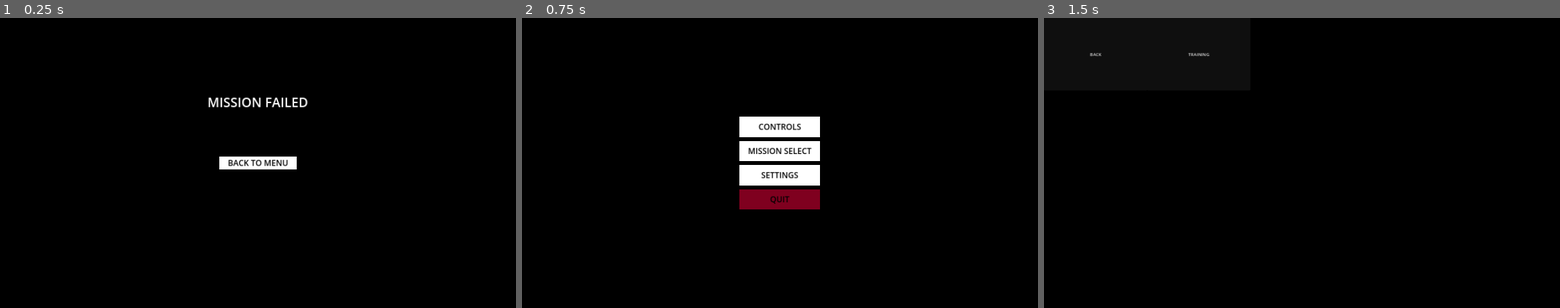
Above: before the commit, frames 1-3 (left to right).
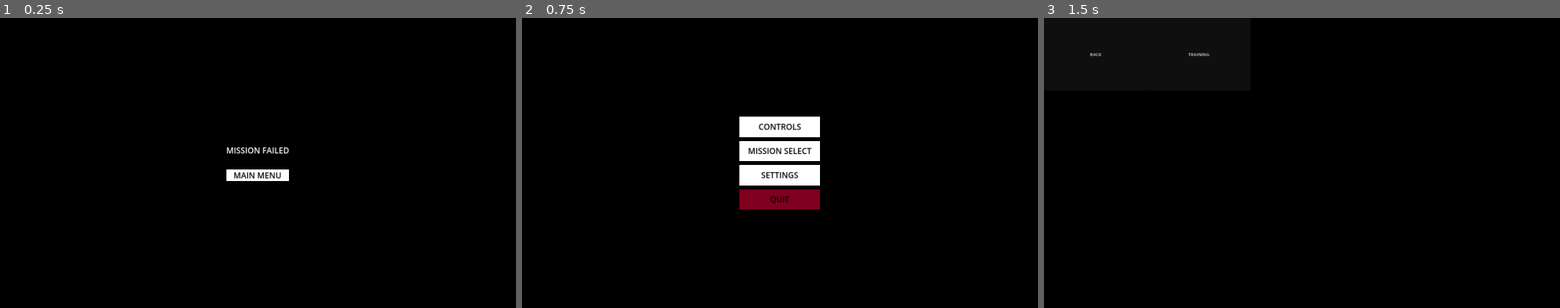
Above: after the commit, the same moments.

Repository: Ieida/Tactical-FPS-Godot
Game: Godot game, scene res://death_screen/death_screen.tscn
Two runs of this game, one before a commit and one after it. Both use one fixed random seed, a clock stepped at 60 frames per second and the inputs below. This scene is started directly instead of the project's main scene. The engine's default icon, where the game draws it, is replaced by a stand-in: a white triangle on a blue panel in a dark square. A sky picture missing from this copy of the repository is replaced by a grey-blue gradient.
Inputs:
- Up to frame 1 (0.25 s): no input
- Up to frame 2 (0.75 s): click "BACK TO MENU" (after the commit: "MAIN MENU") at 0.5 s
- Up to frame 3 (1.5 s): click "MISSION SELECT" at 1.25 s

The runs differ from the first frame. In frame 1, 1.7% of the frame differs, in the area x 40-60%, y 27-57%; in frame 2, nothing differs; in frame 3, nothing differs.

Commit message:
minor fixes

Diff:
--- a/death_screen/death_screen.tscn
+++ b/death_screen/death_screen.tscn
@@ -1,9 +1,6 @@
-[gd_scene load_steps=5 format=3 uid="uid://clgm602i7uwr0"]
+[gd_scene load_steps=4 format=3 uid="uid://clgm602i7uwr0"]
 
 [ext_resource type="PackedScene" uid="uid://cupa3ej4bslnb" path="res://menu_button/menu_button.tscn" id="1_ffyue"]
-
-[sub_resource type="LabelSettings" id="LabelSettings_tjjen"]
-font_size = 48
 
 [sub_resource type="StyleBoxFlat" id="StyleBoxFlat_j8xn5"]
 resource_local_to_scene = true
@@ -40,41 +37,32 @@
 grow_vertical = 2
 color = Color(0, 0, 0, 1)
 
-[node name="Label" type="Label" parent="."]
+[node name="VFlowContainer" type="VFlowContainer" parent="."]
 layout_mode = 1
-anchors_preset = 8
+anchors_preset = 13
 anchor_left = 0.5
-anchor_top = 0.5
 anchor_right = 0.5
-anchor_bottom = 0.5
-offset_left = -250.0
-offset_top = -270.0
-offset_right = 250.0
-offset_bottom = -182.0
+anchor_bottom = 1.0
+offset_left = -118.0
+offset_right = 118.0
 grow_horizontal = 2
 grow_vertical = 2
+theme_override_constants/v_separation = 50
+alignment = 1
+
+[node name="Label" type="Label" parent="VFlowContainer"]
+layout_mode = 2
+theme_override_font_sizes/font_size = 30
 text = "MISSION FAILED"
-label_settings = SubResource("LabelSettings_tjjen")
 horizontal_alignment = 1
-vertical_alignment = 1
 
-[node name="MenuButton" parent="." instance=ExtResource("1_ffyue")]
-layout_mode = 1
-anchors_preset = 8
-anchor_left = 0.5
-anchor_top = 0.5
-anchor_right = 0.5
-anchor_bottom = 0.5
-offset_left = -144.5
-offset_top = -25.0
-offset_right = 144.5
-offset_bottom = 25.0
-grow_horizontal = 2
-grow_vertical = 2
+[node name="MenuButton" parent="VFlowContainer" instance=ExtResource("1_ffyue")]
+layout_mode = 2
 theme_override_styles/normal = SubResource("StyleBoxFlat_j8xn5")
 theme_override_styles/hover = SubResource("StyleBoxFlat_j8xn5")
 theme_override_styles/pressed = SubResource("StyleBoxFlat_j8xn5")
 theme_override_styles/disabled = SubResource("StyleBoxFlat_j8xn5")
 theme_override_styles/focus = SubResource("StyleBoxFlat_j8xn5")
-text = "BACK TO MENU"
+text = "MAIN MENU"
 script = SubResource("GDScript_0rfst")
+stylebox = SubResource("StyleBoxFlat_j8xn5")
--- a/missions/training/success/success.tscn
+++ b/missions/training/success/success.tscn
@@ -62,3 +62,4 @@
 theme_override_styles/focus = SubResource("StyleBoxFlat_j7ht7")
 text = "MAIN MENU"
 script = SubResource("GDScript_bkwog")
+stylebox = SubResource("StyleBoxFlat_j7ht7")
